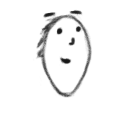
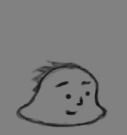
Revision of a layered 127x135 image; what changed, layer by layer:
hid "Layer 9" over [left=32, top=9, right=93, bottom=98]
showed "Layer 6" over [left=15, top=44, right=108, bottom=128]
showed "Layer 3" over [left=0, top=0, right=127, bottom=135]
